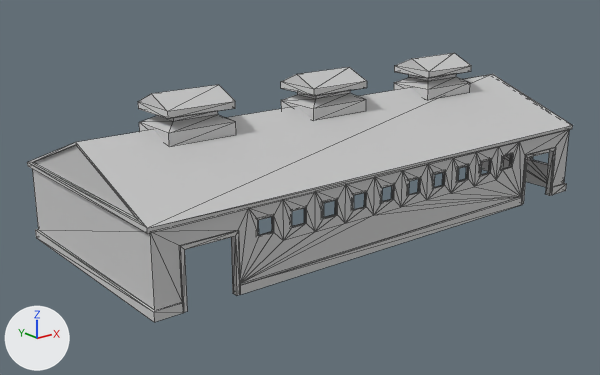
Renders of the FBX model Assets/Models/Aviculture/Chicken Farm/_Poultry House/Meshes/Ptichnik.fbx from each side of a commit.
The view is the same before and after, from a camera (50 mm lens) standing at (-2.46, -2.9, 1.31) and looking at (-0.12, 0.02, 0.15). The axes (+X, +Y, +Z) are drawn at lower left. The lights are the same throughout. The picture after the commit comes second. Mesh edges are drawn as thin lines. Where no turn or scale is listed for an object, it has been applied to the vertices.

The first picture shows 'Ptichnik'.
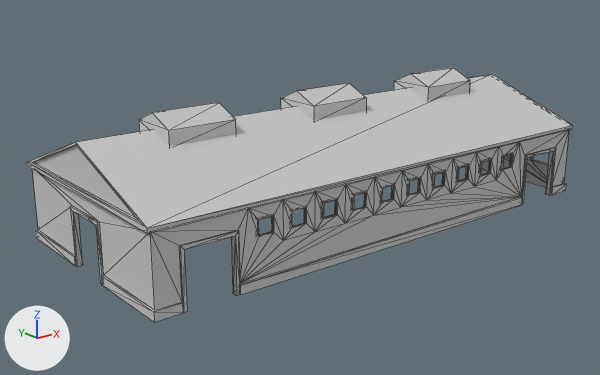
What changed in the scene script:
```text
Change me_mesh:
    used by ob_ptichnik; location = (0.0, 0.0, 0.0)
    remove me_mesh.from_pydata(...)  # 652 vertices, 1290 faces; spans x -1.22..1.22, y -0.53..0.53, z 0.0..0.69
    add me_mesh.from_pydata(...)  # 626 vertices, 1230 faces; spans x -1.22..1.22, y -0.53..0.53, z 0.0..0.61
    me_mesh part 1: the loose piece of 26 vertices spanning x -0.89..-0.57, y -0.12..0.12, z 0.5..0.69 is rebuilt with 10 vertices and now spans x -0.89..-0.57, y -0.12..0.12, z 0.49..0.61
    me_mesh part 2: the loose piece of 26 vertices spanning x 0.57..0.89, y -0.12..0.12, z 0.5..0.69 is rebuilt with 10 vertices and now spans x 0.57..0.89, y -0.12..0.12, z 0.49..0.61
    me_mesh part 3: the loose piece of 26 vertices spanning x -0.16..0.16, y -0.12..0.12, z 0.5..0.69 is rebuilt with 10 vertices and now spans x -0.16..0.16, y -0.12..0.12, z 0.49..0.61
    me_mesh part 4
    8 faces are deleted
    22 vertices are added at x -1.21..-1.19, y -0.12..0.12, z 0.0..0.25
    44 new faces join them
```

What differs and where, as boxes (x1, y1, x2, y2) in the pictures (600 x 375 px):
'Ptichnik', reshaped
    before: (27, 53, 573, 322)
    after: (27, 68, 573, 322)
part 1 of me_mesh, rebuilt (29% shorter)
    before: (138, 85, 236, 146)
    after: (139, 103, 236, 146)
part 2 of me_mesh, rebuilt (31% shorter)
    before: (394, 53, 471, 100)
    after: (394, 68, 470, 100)
part 3 of me_mesh, rebuilt (30% shorter)
    before: (281, 67, 367, 120)
    after: (281, 83, 366, 120)
part 4 of me_mesh, cut back
    both: (32, 169, 155, 322)
